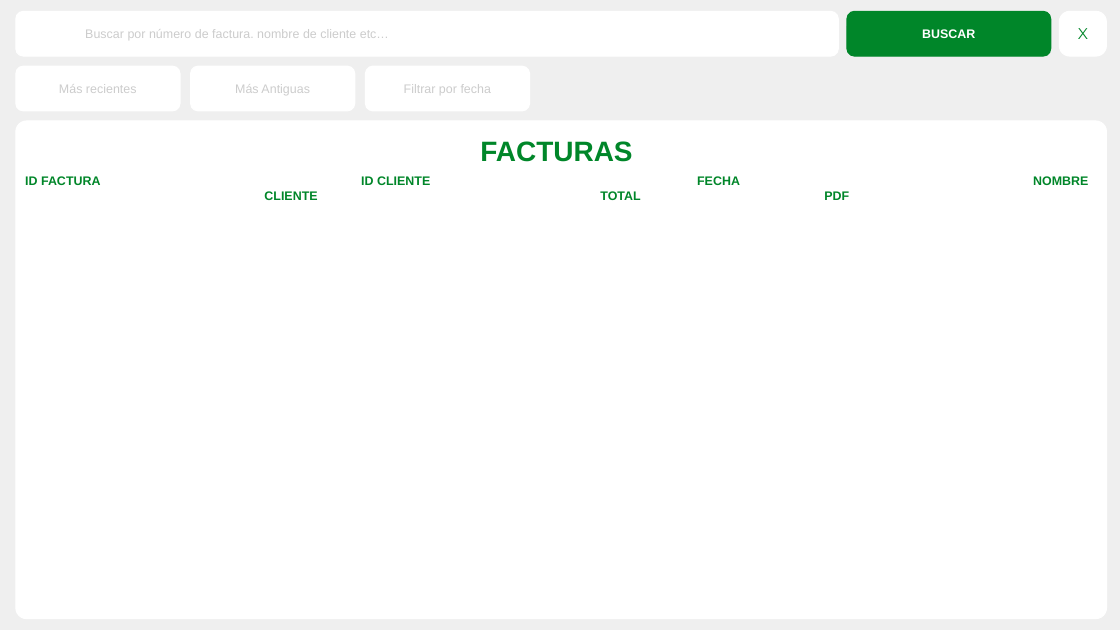
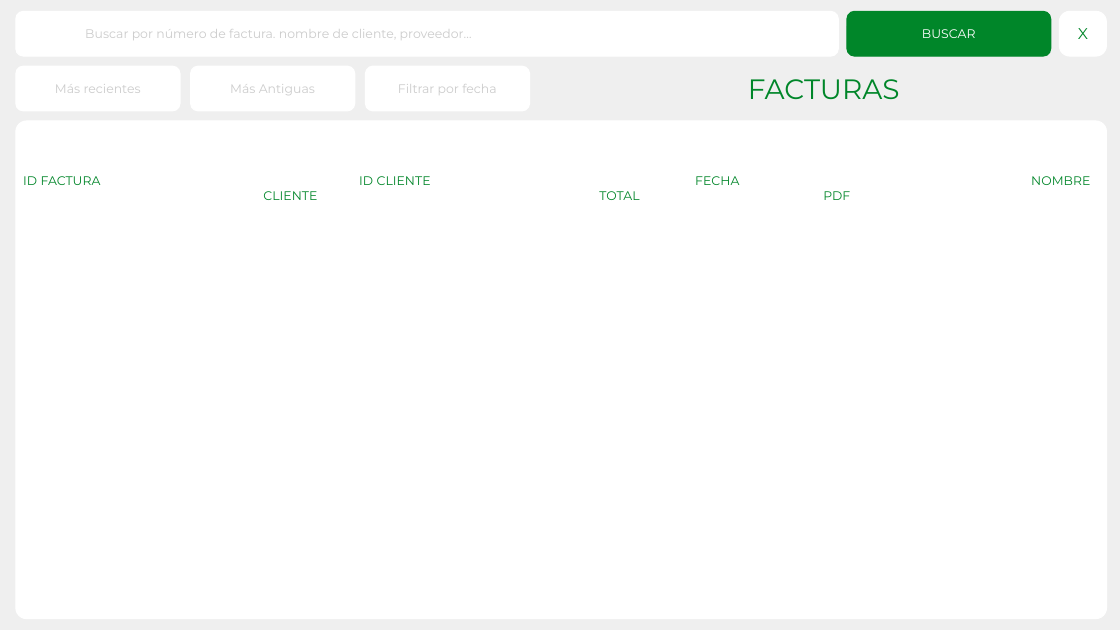
Before and after one commit to edwynacosta/PALMA-WEB, a slide deck: slide 11 of Listas de Interfaces PALMA Software.pptx (slide 7 before the commit). Drawn at 1120x630 pixels with LibreOffice and Linux fonts; fonts in the diff are those of the drawing. Boxes give left, top, right and bottom in pixels: in the first picture for what was removed or moved away, otherwise in the second. Text is boxed around its words. In the diff, an @@ line names an element or a change of style, - is before the commit and + after.

```diff
--- a/Listas de Interfaces PALMA Software.pptx
+++ b/Listas de Interfaces PALMA Software.pptx
@@ text in rounded rectangle at <box>85,29,472,40</box>: text changed; font Arial to Montserrat @@
-Buscar por número de factura. nombre de cliente etc…
+Buscar por número de factura. nombre de cliente, proveedor…
@@ font Arial to Montserrat in 3 elements at <box>365,66,529,111</box>, <box>16,66,179,111</box>, <box>190,66,354,111</box> @@
@@ font Arial to Montserrat, bold off in 3 elements at <box>23,176,1090,185</box>, <box>847,11,1051,56</box>, <box>748,79,900,99</box> @@
@@ text "FACTURAS": place and size @@
-text "FACTURAS" at <box>480,141,632,162</box>
+text "FACTURAS" at <box>748,79,900,99</box>
```
Also in this commit, not shown: 3 other slides changed, 7 slides added.
